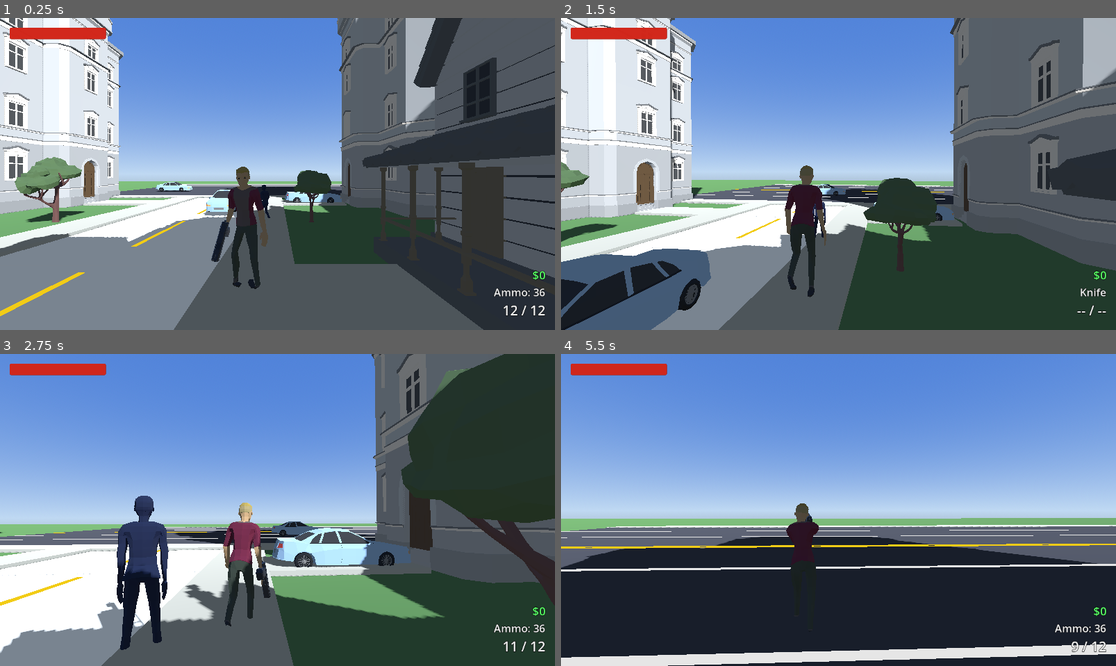
Above: before the commit, frames 1-4 (two rows, left to right).
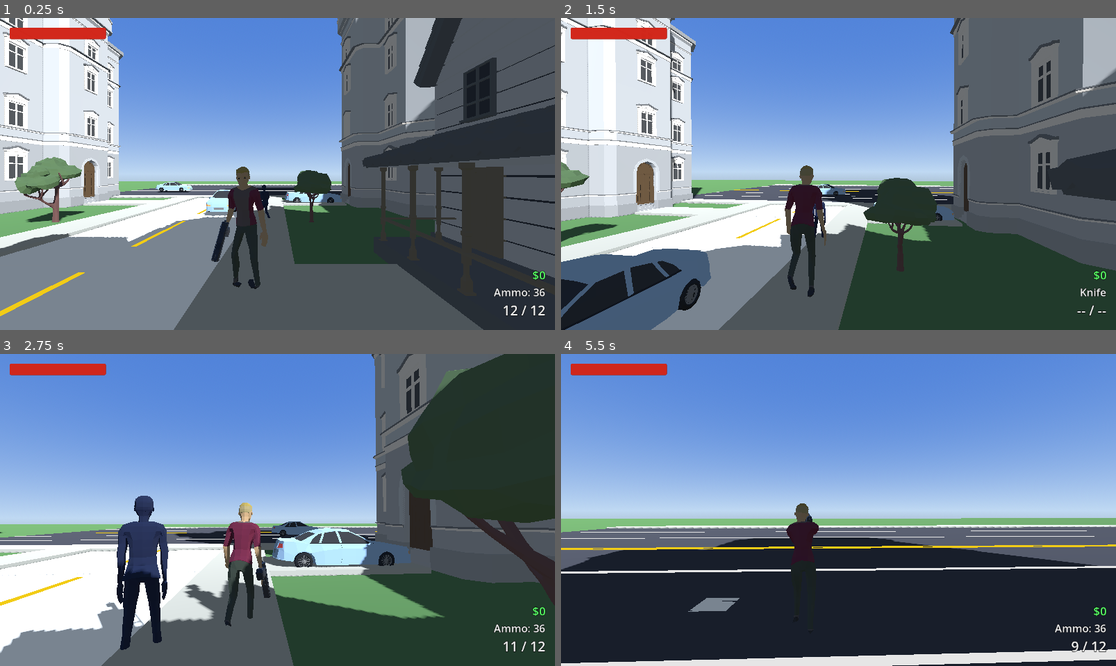
Above: after the commit, the same moments.

Repository: xena3222121/GTACloneAJFORK
Game: Godot game, scene res://scenes/World.tscn
The game is run twice, just before and just after one commit, with the same random seed, the same clock (stepped at 60 frames per second) and the same inputs.
Inputs (mouse positions are in pixels of both pictures, inside the frame that each line leads up to):
- Up to frame 1 (0.25 s): no input
- Up to frame 2 (1.5 s): tap Enter at 0.5 s; move the mouse to (866, 174) at 0.52 s; hold W from 0.53 s (still down); tap R at 0.6 s; click (866, 174) at 0.67 s; tap Space at 0.77 s; move the mouse to (810, 174) at 1.27 s; tap 1 at 1.35 s
- Up to frame 3 (2.75 s): keep holding W; tap Space at 1.52 s; move the mouse to (288, 503) at 2.02 s; tap 2 at 2.1 s
- Up to frame 4 (5.5 s): keep holding W; move the mouse to (832, 516) at 2.77 s; tap 3 at 2.85 s; click (832, 516) at 2.92 s; tap Space at 3.02, 3.77, 4.52 s; move the mouse to (877, 513) at 3.52 s; tap 4 at 3.6 s; move the mouse to (794, 506) at 4.27 s; tap E at 4.35 s; move the mouse to (844, 510) at 5.02 s; hold Shift from 5.03 s (still down); click (844, 510) at 5.17 s

The runs differ from the first frame. In frame 1, 0.2% of the frame differs, in the area x 21-62%, y 53-56%; in frame 2, 0.3%; in frame 3, 0.5%; in frame 4, 6.4%, in the area x 0-100%, y 55-100%.

Commit message:
Phase 1: fix house hitboxes, car-vs-player damage, highway connection
- House2's shared collision box had X/Z swapped vs the real mesh
  footprint (measured via headless Godot AABB dump), causing invisible
  walls on all 12 House2-based houses across both neighborhoods. Fixed
  the box size and added the missing Z-centering offset. House1's box
  was already correct.
- Cars never checked for player collisions at all, so getting run over
  did nothing. Added a player-side move_and_slide() collision check
  against the "vehicles"/"traffic_cars" groups, scaling damage by the
  car's speed, with a brief invulnerability window and knockback.
- The highway met each street with a ~6cm vertical step (street tiles
  top out at y=0.04, the highway's flat slab topped out at y=0.1) plus
  no actual junction geometry - measured both via headless AABB dump.
  Leveled the highway surface to match the street tiles' height and
  added road-crossroad.glb tiles at all 4 street/highway junctions.

Diff:
--- a/scenes/World.tscn
+++ b/scenes/World.tscn
@@ -21,6 +21,7 @@
 [ext_resource type="PackedScene" path="res://scenes/Police.tscn" id="22"]
 [ext_resource type="PackedScene" path="res://scenes/ShotgunPickup.tscn" id="23"]
 [ext_resource type="PackedScene" path="res://scenes/Mac10Pickup.tscn" id="24"]
+[ext_resource type="PackedScene" uid="uid://34uvudk5qyr8" path="res://assets/roads/road-crossroad.glb" id="25"]
 
 [sub_resource type="ProceduralSkyMaterial" id="ProceduralSkyMaterial_1"]
 sky_top_color = Color(0.3, 0.5, 0.85, 1)
@@ -65,7 +66,7 @@
 size = Vector3(13.92, 16.44, 11.58)
 
 [sub_resource type="BoxShape3D" id="BoxShape3D_house2"]
-size = Vector3(11.61, 9.54, 7.68)
+size = Vector3(7.67, 9.54, 11.61)
 
 [sub_resource type="BoxMesh" id="BoxMesh_driveway"]
 size = Vector3(4.5, 0.15, 2.4)
@@ -276,7 +277,7 @@
 transform = Transform3D(0, 0, -1, 0, 1, 0, 1, 0, 0, 13.14, 0, -28)
 
 [node name="CollisionShape3D" type="CollisionShape3D" parent="Houses/HouseE2" unique_id=441564238]
-transform = Transform3D(1, 0, 0, 0, 1, 0, 0, 0, 1, 0, 4.77, 0)
+transform = Transform3D(1, 0, 0, 0, 1, 0, 0, 0, 1, 0, 4.77, 0.49)
 shape = SubResource("BoxShape3D_house2")
 
 [node name="Model" parent="Houses/HouseE2" unique_id=1027233764 instance=ExtResource("19")]
@@ -286,7 +287,7 @@
 transform = Transform3D(0, 0, 1, 0, 1, 0, -1, 0, 0, -13.14, 0, -28)
 
 [node name="CollisionShape3D" type="CollisionShape3D" parent="Houses/HouseW2" unique_id=995543219]
-transform = Transform3D(1, 0, 0, 0, 1, 0, 0, 0, 1, 0, 4.77, 0)
+transform = Transform3D(1, 0, 0, 0, 1, 0, 0, 0, 1, 0, 4.77, 0.49)
 shape = SubResource("BoxShape3D_house2")
 
 [node name="Model" parent="Houses/HouseW2" unique_id=864673884 instance=ExtResource("19")]
@@ -316,7 +317,7 @@
 transform = Transform3D(0, 0, -1, 0, 1, 0, 1, 0, 0, 13.14, 0, 0)
 
 [node name="CollisionShape3D" type="CollisionShape3D" parent="Houses/HouseE4" unique_id=451003870]
-transform = Transform3D(1, 0, 0, 0, 1, 0, 0, 0, 1, 0, 4.77, 0)
+transform = Transform3D(1, 0, 0, 0, 1, 0, 0, 0, 1, 0, 4.77, 0.49)
 shape = SubResource("BoxShape3D_house2")
 
 [node name="Model" parent="Houses/HouseE4" unique_id=2112020985 instance=ExtResource("19")]
@@ -326,7 +327,7 @@
 transform = Transform3D(0, 0, 1, 0, 1, 0, -1, 0, 0, -13.14, 0, 0)
 
 [node name="CollisionShape3D" type="CollisionShape3D" parent="Houses/HouseW4" unique_id=221681718]
-transform = Transform3D(1, 0, 0, 0, 1, 0, 0, 0, 1, 0, 4.77, 0)
+transform = Transform3D(1, 0, 0, 0, 1, 0, 0, 0, 1, 0, 4.77, 0.49)
 shape = SubResource("BoxShape3D_house2")
 
 [node name="Model" parent="Houses/HouseW4" unique_id=1699742380 instance=ExtResource("19")]
@@ -356,7 +357,7 @@
 transform = Transform3D(0, 0, -1, 0, 1, 0, 1, 0, 0, 13.14, 0, 28)
 
 [node name="CollisionShape3D" type="CollisionShape3D" parent="Houses/HouseE6" unique_id=2128907373]
-transform = Transform3D(1, 0, 0, 0, 1, 0, 0, 0, 1, 0, 4.77, 0)
+transform = Transform3D(1, 0, 0, 0, 1, 0, 0, 0, 1, 0, 4.77, 0.49)
 shape = SubResource("BoxShape3D_house2")
 
 [node name="Model" parent="Houses/HouseE6" unique_id=608225950 instance=ExtResource("19")]
@@ -366,7 +367,7 @@
 transform = Transform3D(0, 0, 1, 0, 1, 0, -1, 0, 0, -13.14, 0, 28)
 
 [node name="CollisionShape3D" type="CollisionShape3D" parent="Houses/HouseW6" unique_id=943898599]
-transform = Transform3D(1, 0, 0, 0, 1, 0, 0, 0, 1, 0, 4.77, 0)
+transform = Transform3D(1, 0, 0, 0, 1, 0, 0, 0, 1, 0, 4.77, 0.49)
 shape = SubResource("BoxShape3D_house2")
 
 [node name="Model" parent="Houses/HouseW6" unique_id=1541171707 instance=ExtResource("19")]
@@ -563,7 +564,7 @@
 [node name="Highway" type="Node3D" parent="."]
 
 [node name="Asphalt" type="MeshInstance3D" parent="Highway"]
-transform = Transform3D(1, 0, 0, 0, 1, 0, 0, 0, 1, 40, 0.05, 60)
+transform = Transform3D(1, 0, 0, 0, 1, 0, 0, 0, 1, 40, -0.01, 60)
 mesh = SubResource("BoxMesh_highway")
 surface_material_override/0 = SubResource("StandardMaterial3D_highway")
 
@@ -578,35 +579,35 @@
 surface_material_override/0 = SubResource("StandardMaterial3D_sidewalk")
 
 [node name="CenterLineA" type="MeshInstance3D" parent="Highway"]
-transform = Transform3D(1, 0, 0, 0, 1, 0, 0, 0, 1, 40, 0.11, 59.85)
+transform = Transform3D(1, 0, 0, 0, 1, 0, 0, 0, 1, 40, 0.05, 59.85)
 mesh = SubResource("BoxMesh_highway_yellowline")
 surface_material_override/0 = SubResource("StandardMaterial3D_dash")
 
 [node name="CenterLineB" type="MeshInstance3D" parent="Highway"]
-transform = Transform3D(1, 0, 0, 0, 1, 0, 0, 0, 1, 40, 0.11, 60.15)
+transform = Transform3D(1, 0, 0, 0, 1, 0, 0, 0, 1, 40, 0.05, 60.15)
 mesh = SubResource("BoxMesh_highway_yellowline")
 surface_material_override/0 = SubResource("StandardMaterial3D_dash")
 
 [node name="LaneDividerS1" type="MeshInstance3D" parent="Highway"]
-transform = Transform3D(1, 0, 0, 0, 1, 0, 0, 0, 1, 40, 0.11, 52)
+transform = Transform3D(1, 0, 0, 0, 1, 0, 0, 0, 1, 40, 0.05, 52)
 mesh = SubResource("BoxMesh_highway_whiteline")
 
 [node name="LaneDividerS2" type="MeshInstance3D" parent="Highway"]
-transform = Transform3D(1, 0, 0, 0, 1, 0, 0, 0, 1, 40, 0.11, 56)
+transform = Transform3D(1, 0, 0, 0, 1, 0, 0, 0, 1, 40, 0.05, 56)
 mesh = SubResource("BoxMesh_highway_whiteline")
 
 [node name="LaneDividerN1" type="MeshInstance3D" parent="Highway"]
-transform = Transform3D(1, 0, 0, 0, 1, 0, 0, 0, 1, 40, 0.11, 64)
+transform = Transform3D(1, 0, 0, 0, 1, 0, 0, 0, 1, 40, 0.05, 64)
 mesh = SubResource("BoxMesh_highway_whiteline")
 
 [node name="LaneDividerN2" type="MeshInstance3D" parent="Highway"]
-transform = Transform3D(1, 0, 0, 0, 1, 0, 0, 0, 1, 40, 0.11, 68)
+transform = Transform3D(1, 0, 0, 0, 1, 0, 0, 0, 1, 40, 0.05, 68)
 mesh = SubResource("BoxMesh_highway_whiteline")
 
 [node name="HighwaySouth" type="Node3D" parent="."]
 
 [node name="Asphalt" type="MeshInstance3D" parent="HighwaySouth"]
-transform = Transform3D(1, 0, 0, 0, 1, 0, 0, 0, 1, 40, 0.05, -60)
+transform = Transform3D(1, 0, 0, 0, 1, 0, 0, 0, 1, 40, -0.01, -60)
 mesh = SubResource("BoxMesh_highway")
 surface_material_override/0 = SubResource("StandardMaterial3D_highway")
 
@@ -621,30 +622,44 @@
 surface_material_override/0 = SubResource("StandardMaterial3D_sidewalk")
 
 [node name="CenterLineA" type="MeshInstance3D" parent="HighwaySouth"]
-transform = Transform3D(1, 0, 0, 0, 1, 0, 0, 0, 1, 40, 0.11, -60.15)
+transform = Transform3D(1, 0, 0, 0, 1, 0, 0, 0, 1, 40, 0.05, -60.15)
 mesh = SubResource("BoxMesh_highway_yellowline")
 surface_material_override/0 = SubResource("StandardMaterial3D_dash")
 
 [node name="CenterLineB" type="MeshInstance3D" parent="HighwaySouth"]
-transform = Transform3D(1, 0, 0, 0, 1, 0, 0, 0, 1, 40, 0.11, -59.85)
+transform = Transform3D(1, 0, 0, 0, 1, 0, 0, 0, 1, 40, 0.05, -59.85)
 mesh = SubResource("BoxMesh_highway_yellowline")
 surface_material_override/0 = SubResource("StandardMaterial3D_dash")
 
 [node name="LaneDividerS1" type="MeshInstance3D" parent="HighwaySouth"]
-transform = Transform3D(1, 0, 0, 0, 1, 0, 0, 0, 1, 40, 0.11, -68)
+transform = Transform3D(1, 0, 0, 0, 1, 0, 0, 0, 1, 40, 0.05, -68)
 mesh = SubResource("BoxMesh_highway_whiteline")
 
 [node name="LaneDividerS2" type="MeshInstance3D" parent="HighwaySouth"]
-transform = Transform3D(1, 0, 0, 0, 1, 0, 0, 0, 1, 40, 0.11, -64)
+transform = Transform3D(1, 0, 0, 0, 1, 0, 0, 0, 1, 40, 0.05, -64)
 mesh = SubResource("BoxMesh_highway_whiteline")
 
 [node name="LaneDividerN1" type="MeshInstance3D" parent="HighwaySouth"]
-transform = Transform3D(1, 0, 0, 0, 1, 0, 0, 0, 1, 40, 0.11, -56)
+transform = Transform3D(1, 0, 0, 0, 1, 0, 0, 0, 1, 40, 0.05, -56)
 mesh = SubResource("BoxMesh_highway_whiteline")
 
 [node name="LaneDividerN2" type="MeshInstance3D" parent="HighwaySouth"]
-transform = Transform3D(1, 0, 0, 0, 1, 0, 0, 0, 1, 40, 0.11, -52)
+transform = Transform3D(1, 0, 0, 0, 1, 0, 0, 0, 1, 40, 0.05, -52)
 mesh = SubResource("BoxMesh_highway_whiteline")
+
+[node name="Crossroads" type="Node3D" parent="."]
+
+[node name="StreetToHighwayNorth" parent="Crossroads" instance=ExtResource("25")]
+transform = Transform3D(6, 0, 0, 0, 1, 0, 0, 0, 6, 0, 0.02, 51)
+
+[node name="StreetBToHighwayNorth" parent="Crossroads" instance=ExtResource("25")]
+transform = Transform3D(6, 0, 0, 0, 1, 0, 0, 0, 6, 60, 0.02, 51)
+
+[node name="StreetToHighwaySouth" parent="Crossroads" instance=ExtResource("25")]
+transform = Transform3D(6, 0, 0, 0, 1, 0, 0, 0, 6, 0, 0.02, -51)
+
+[node name="StreetBToHighwaySouth" parent="Crossroads" instance=ExtResource("25")]
+transform = Transform3D(6, 0, 0, 0, 1, 0, 0, 0, 6, 60, 0.02, -51)
 
 [node name="TrafficCarsHighwayNorth" type="Node3D" parent="."]
 
@@ -847,7 +862,7 @@
 transform = Transform3D(0, 0, -1, 0, 1, 0, 1, 0, 0, 73.14, 0, -28)
 
 [node name="CollisionShape3D" type="CollisionShape3D" parent="HousesB/HouseE2"]
-transform = Transform3D(1, 0, 0, 0, 1, 0, 0, 0, 1, 0, 4.77, 0)
+transform = Transform3D(1, 0, 0, 0, 1, 0, 0, 0, 1, 0, 4.77, 0.49)
 shape = SubResource("BoxShape3D_house2")
 
 [node name="Model" parent="HousesB/HouseE2" instance=ExtResource("19")]
@@ -857,7 +872,7 @@
 transform = Transform3D(0, 0, 1, 0, 1, 0, -1, 0, 0, 46.86, 0, -28)
 
 [node name="CollisionShape3D" type="CollisionShape3D" parent="HousesB/HouseW2"]
-transform = Transform3D(1, 0, 0, 0, 1, 0, 0, 0, 1, 0, 4.77, 0)
+transform = Transform3D(1, 0, 0, 0, 1, 0, 0, 0, 1, 0, 4.77, 0.49)
 shape = SubResource("BoxShape3D_house2")
 
 [node name="Model" parent="HousesB/HouseW2" instance=ExtResource("19")]
@@ -887,7 +902,7 @@
 transform = Transform3D(0, 0, -1, 0, 1, 0, 1, 0, 0, 73.14, 0, 0)
 
 [node name="CollisionShape3D" type="CollisionShape3D" parent="HousesB/HouseE4"]
-transform = Transform3D(1, 0, 0, 0, 1, 0, 0, 0, 1, 0, 4.77, 0)
+transform = Transform3D(1, 0, 0, 0, 1, 0, 0, 0, 1, 0, 4.77, 0.49)
 shape = SubResource("BoxShape3D_house2")
 
 [node name="Model" parent="HousesB/HouseE4" instance=ExtResource("19")]
@@ -897,7 +912,7 @@
 transform = Transform3D(0, 0, 1, 0, 1, 0, -1, 0, 0, 46.86, 0, 0)
 
 [node name="CollisionShape3D" type="CollisionShape3D" parent="HousesB/HouseW4"]
-transform = Transform3D(1, 0, 0, 0, 1, 0, 0, 0, 1, 0, 4.77, 0)
+transform = Transform3D(1, 0, 0, 0, 1, 0, 0, 0, 1, 0, 4.77, 0.49)
 shape = SubResource("BoxShape3D_house2")
 
 [node name="Model" parent="HousesB/HouseW4" instance=ExtResource("19")]
@@ -927,7 +942,7 @@
 transform = Transform3D(0, 0, -1, 0, 1, 0, 1, 0, 0, 73.14, 0, 28)
 
 [node name="CollisionShape3D" type="CollisionShape3D" parent="HousesB/HouseE6"]
-transform = Transform3D(1, 0, 0, 0, 1, 0, 0, 0, 1, 0, 4.77, 0)
+transform = Transform3D(1, 0, 0, 0, 1, 0, 0, 0, 1, 0, 4.77, 0.49)
 shape = SubResource("BoxShape3D_house2")
 
 [node name="Model" parent="HousesB/HouseE6" instance=ExtResource("19")]
@@ -937,7 +952,7 @@
 transform = Transform3D(0, 0, 1, 0, 1, 0, -1, 0, 0, 46.86, 0, 28)
 
 [node name="CollisionShape3D" type="CollisionShape3D" parent="HousesB/HouseW6"]
-transform = Transform3D(1, 0, 0, 0, 1, 0, 0, 0, 1, 0, 4.77, 0)
+transform = Transform3D(1, 0, 0, 0, 1, 0, 0, 0, 1, 0, 4.77, 0.49)
 shape = SubResource("BoxShape3D_house2")
 
 [node name="Model" parent="HousesB/HouseW6" instance=ExtResource("19")]
--- a/scripts/player.gd
+++ b/scripts/player.gd
@@ -11,6 +11,11 @@
 const PISTOL_FIRE_COOLDOWN := 0.12
 const MUZZLE_FLASH_TIME := 0.08
 const MAX_HEALTH := 100.0
+const VEHICLE_HIT_MIN_SPEED := 2.0
+const VEHICLE_HIT_DAMAGE_PER_SPEED := 4.0
+const VEHICLE_HIT_MAX_DAMAGE := 80.0
+const VEHICLE_HIT_KNOCKBACK := 6.0
+const VEHICLE_HIT_COOLDOWN := 0.6
 # Verified by rendering a sweep of values, not assumed: the SpringArm3D
 # orbits the character rather than doing a true free-look, so pitch stops
 # framing cleanly past the normal gameplay clamp range in either direction.
@@ -143,6 +148,7 @@
 var camera_pitch := 0.0
 var driving: Car = null
 var fire_cooldown := 0.0
+var vehicle_hit_cooldown := 0.0
 
 var anim_idle := ""
 var anim_walk := ""
@@ -407,6 +413,7 @@
 		return
 
 	fire_cooldown = max(0.0, fire_cooldown - delta)
+	vehicle_hit_cooldown = max(0.0, vehicle_hit_cooldown - delta)
 	recoil_pitch = lerp(recoil_pitch, 0.0, min(1.0, RECOIL_RECOVERY * delta))
 	spring_arm.rotation.x = camera_pitch + recoil_pitch
 	if reload_timer > 0.0:
@@ -475,6 +482,37 @@
 	gun_viewmodel.transform.origin = GUN_ORIGIN
 
 	move_and_slide()
+	_check_vehicle_collisions()
+
+# Cars never used to check for the player at all (no contact_monitor, no
+# body_entered signal on any of car.gd/traffic_car.gd/parked_car.gd), so
+# getting run over did nothing. Doing this on the player's side instead
+# means it works against every vehicle type for free via move_and_slide's
+# own collision results, with no changes needed to the car scripts beyond
+# tagging traffic cars into a group to identify them here.
+func _check_vehicle_collisions() -> void:
+	if vehicle_hit_cooldown > 0.0:
+		return
+	for i in range(get_slide_collision_count()):
+		var collision := get_slide_collision(i)
+		var collider: Object = collision.get_collider()
+		if not collider:
+			continue
+		var car_speed := 0.0
+		if collider.is_in_group("vehicles"):
+			car_speed = collider.linear_velocity.length()
+		elif collider.is_in_group("traffic_cars"):
+			car_speed = collider.speed
+		else:
+			continue
+		if car_speed < VEHICLE_HIT_MIN_SPEED:
+			continue
+		vehicle_hit_cooldown = VEHICLE_HIT_COOLDOWN
+		take_damage(clamp(car_speed * VEHICLE_HIT_DAMAGE_PER_SPEED, 0.0, VEHICLE_HIT_MAX_DAMAGE))
+		var away: Vector3 = global_position - collider.global_position
+		away.y = 0.0
+		velocity += (away.normalized() if away.length() > 0.01 else -collision.get_normal()) * VEHICLE_HIT_KNOCKBACK
+		break
 
 func _mag_size() -> int:
 	match current_weapon:
--- a/scripts/traffic_car.gd
+++ b/scripts/traffic_car.gd
@@ -20,6 +20,7 @@
 var destroyed := false
 
 func _ready() -> void:
+	add_to_group("traffic_cars")
 	# sync_to_physics (on by default for AnimatableBody3D) re-syncs the node's
 	# transform from the physics server every step, which was silently
 	# discarding our rotation changes each frame — the car kept moving but
